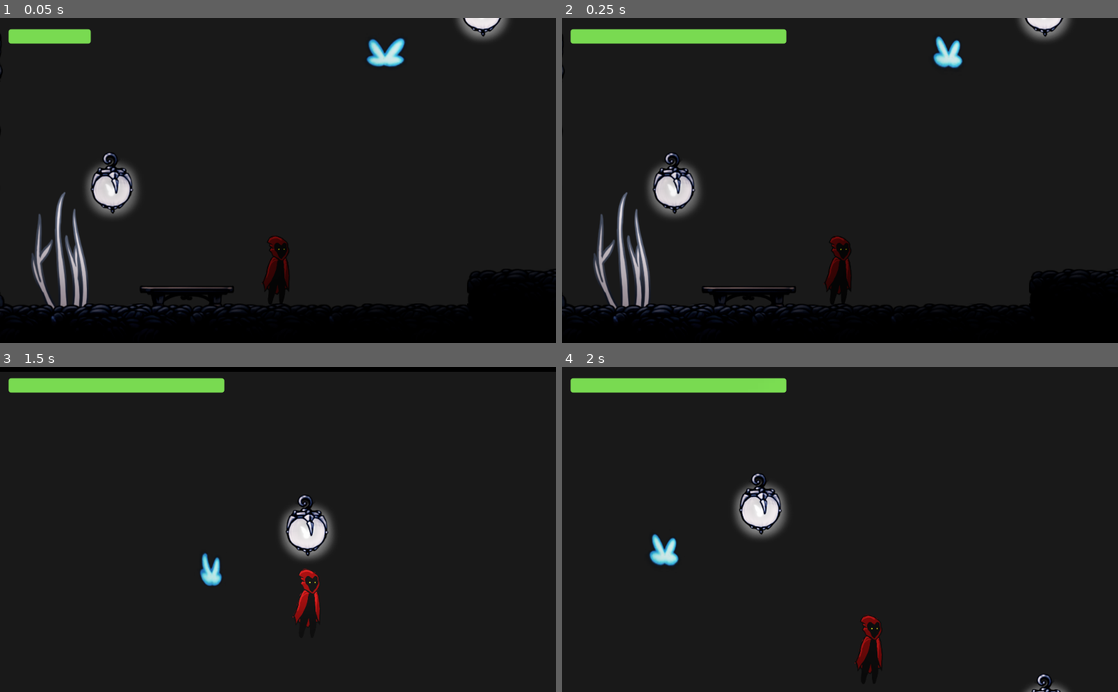
Above: before the commit, frames 1-4 (two rows, left to right).
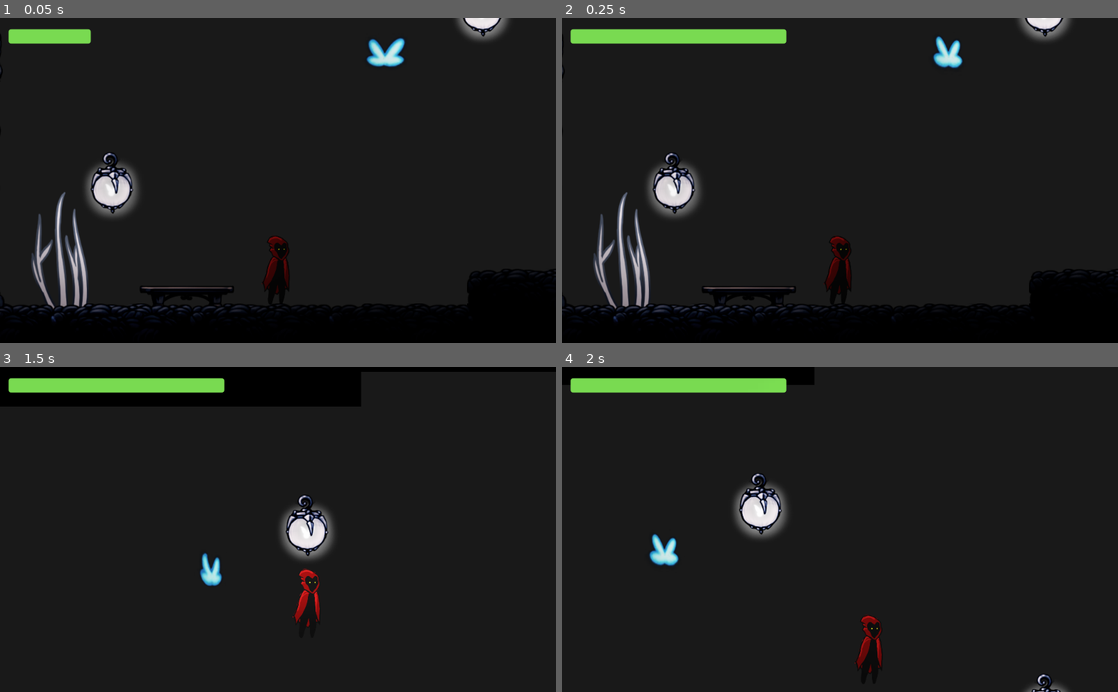
Above: after the commit, the same moments.

Repository: projectbulldog/deusvult
Game: Godot game, scene res://World.tscn
Same seed, same stepped clock (60 frames per second), same inputs: the game is played once before the commit and once after it.
Inputs:
- Up to frame 1 (0.05 s): no input
- Up to frame 2 (0.25 s): no input
- Up to frame 3 (1.5 s): hold E 0.53-1.28 s; hold D from 0.53 s (still down); tap Space at 0.77 s; tap Q at 1.35 s
- Up to frame 4 (2 s): keep holding D; tap Space at 1.52 s

The runs differ from the first frame. In frame 3, 5.0% of the frame differs, in the area x 0-65%, y 1-13%; in frame 4, 1.6%.

Commit message:
test

Diff:
--- a/testprojekt/World.tscn
+++ b/testprojekt/World.tscn
@@ -13,6 +13,7 @@
 [ext_resource path="res://Sprites/HollowKnight/Lumafly_Lantern0000.png" type="Texture" id=11]
 [ext_resource path="res://Sprites/HollowKnight/lantern_glow_000.png" type="Texture" id=12]
 [ext_resource path="res://Sprites/HollowKnight/butterfly.png" type="Texture" id=13]
+[ext_resource path="res://dream_particle_02.png" type="Texture" id=14]
 
 [sub_resource type="StyleBoxFlat" id=1]
 bg_color = Color( 0.478431, 0.858824, 0.321569, 1 )
@@ -43,16 +44,32 @@
 "values": [ 0, 1, 2, 3, 4, 5, 6, 7, 8, 9, 10, 11, 11 ]
 }
 
+[sub_resource type="Curve" id=6]
+max_value = 10.0
+_data = [ Vector2( 0, 1 ), 0.0, 0.0, 0, 0, Vector2( 0.503734, 4.824 ), 0.0, 0.0, 0, 0, Vector2( 1, 1.48 ), 0.0, 0.0, 0, 0 ]
+
+[sub_resource type="CurveTexture" id=7]
+curve = SubResource( 6 )
+
+[sub_resource type="ParticlesMaterial" id=5]
+emission_shape = 1
+emission_sphere_radius = 800.0
+flag_disable_z = true
+gravity = Vector3( 0, -1, 0 )
+orbit_velocity = 0.0
+orbit_velocity_random = 0.0
+scale_curve = SubResource( 7 )
+
 [node name="World" type="Node"]
 
 [node name="WorldEnvironment" type="WorldEnvironment" parent="."]
 environment = ExtResource( 1 )
 
 [node name="Foreground_1" type="ParallaxBackground" parent="."]
+editor/display_folded = true
 layer = 0
 
 [node name="ParallaxLayer2" type="ParallaxLayer" parent="Foreground_1"]
-editor/display_folded = true
 position = Vector2( 1216, 2709 )
 
 [node name="cd_wall_04" type="Sprite" parent="Foreground_1/ParallaxLayer2"]
@@ -62,7 +79,7 @@
 
 [node name="cd_wall_05" type="Sprite" parent="Foreground_1/ParallaxLayer2"]
 position = Vector2( -352, -117 )
-rotation = 3.14159
+rotation = -3.14159
 texture = ExtResource( 2 )
 offset = Vector2( -1.97931, 2.31519 )
 
@@ -153,7 +170,7 @@
 z_index = -2
 tile_set = ExtResource( 10 )
 format = 1
-tile_data = PoolIntArray( 2031662, 0, 0, 2031663, 0, 0, 2031 …(723 unchanged characters)… , 0, 0, 2424844, 0, 0, 2424845, 0, 0, 2490379, 0, 0, 2490380, 0, 0, 2490381, 0,  …(1638 unchanged characters)…
+tile_data = PoolIntArray( 2031662, 0, 0, 2031663, 0, 0, 2031 …(723 unchanged characters)… , 0, 0, 2424844, 0, 0, 2424845, 0, 0, 2424846, 0, 0, 2424847, 0, 0, 2424848, 0, 0, 2424849, 0, 0, 2424850, 0, 0, 2424851, 0, 0, 2424852, 0, 0, 2424853, 0, 0, 2424854, 0, 0, 2424855, 0, 0, 2424856, 0, 0, 2424857, 0, 0, 2424858, 0, 0, 2424859, 0, 0, 2424860, 0, 0, 2424861, 0, 0, 2490379, 0, 0, 2490380, 0, 0, 2490381, 0,  …(1638 unchanged characters)…
 
 [node name="Lumafly_Lantern0000" type="Sprite" parent="Node2D"]
 editor/display_folded = true
@@ -180,11 +197,13 @@
 texture = ExtResource( 11 )
 
 [node name="Light2D" type="Light2D" parent="Node2D/Lumafly_Lantern0002"]
+position = Vector2( 1.10803, 0 )
 texture = ExtResource( 12 )
 texture_scale = 9.85
 range_layer_min = -100
 
 [node name="Lumafly_Lantern0003" type="Sprite" parent="Node2D"]
+editor/display_folded = true
 position = Vector2( 2348.13, 3028.26 )
 texture = ExtResource( 11 )
 
@@ -199,6 +218,7 @@
 color = Color( 0, 0, 0, 1 )
 
 [node name="Sprite" type="Sprite" parent="Node2D"]
+editor/display_folded = true
 position = Vector2( 1642.43, 2735.56 )
 texture = ExtResource( 13 )
 vframes = 3
@@ -210,4 +230,12 @@
 playback_speed = 1.9
 anims/Fly = SubResource( 4 )
 
+[node name="Particles2D" type="Particles2D" parent="Node2D"]
+position = Vector2( 2336, 3139.5 )
+z_index = -20
+amount = 5
+lifetime = 20.0
+process_material = SubResource( 5 )
+texture = ExtResource( 14 )
+
 [connection signal="on_health_changed" from="Node2D/Player/StateManager" to="Node2D/Player/Camera2D/Interface" method="_on_StateManager_on_health_changed"]
Not shown: 1 places in testprojekt/World.tscn that only renumber resources
Binary file added: testprojekt/_0061_white_arch_large_break.png
Not shown, added: testprojekt/_0061_white_arch_large_break.png.import
Binary file added: testprojekt/_0062_white.png
Not shown, added: testprojekt/_0062_white.png.import
Binary file added: testprojekt/dream_particle_02.png
Not shown, added: testprojekt/dream_particle_02.png.import
